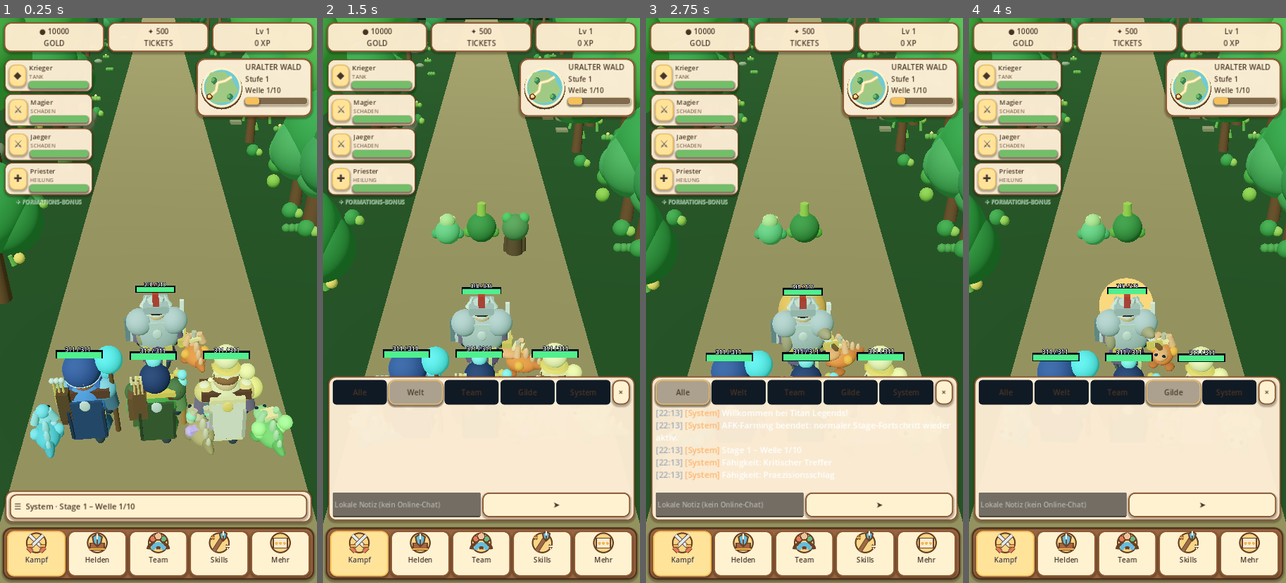
Above: before the commit, frames 1-4 (left to right).
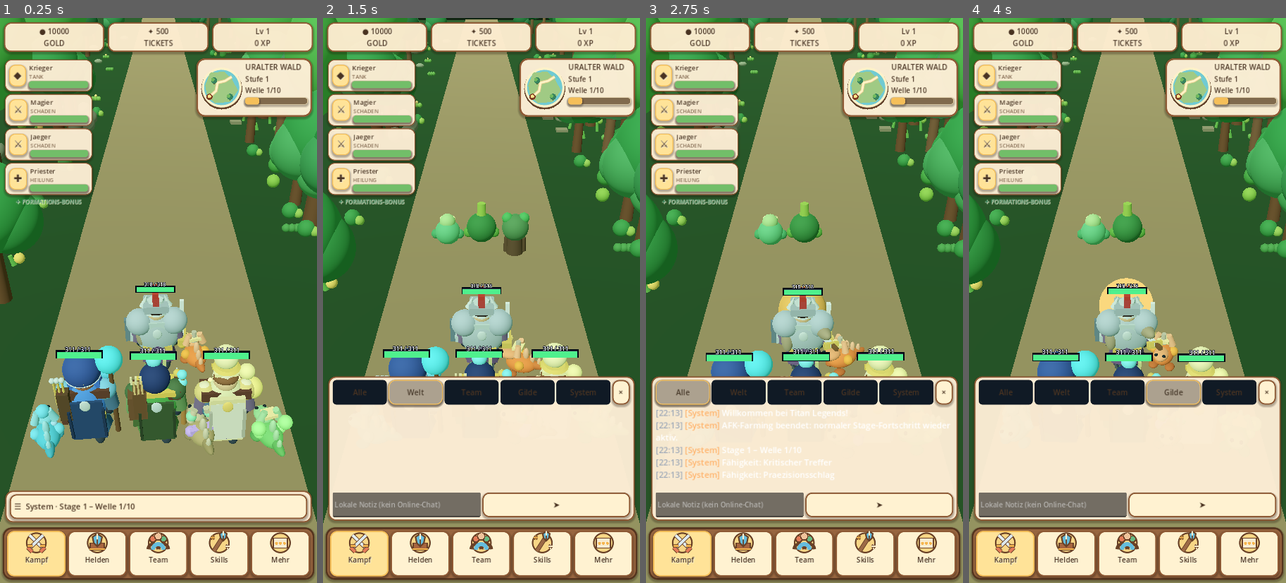
Above: after the commit, the same moments.

Repository: xynewageyx/TitanLegend
Game: Godot game, scene res://scenes/main.tscn
The game is run twice, just before and just after one commit, with the same random seed, the same clock (stepped at 60 frames per second) and the same inputs.
Inputs:
- Up to frame 1 (0.25 s): no input
- Up to frame 2 (1.5 s): click "☰ System · Stage 1 – Welle 1/…" at 0.5 s; click "Welt" at 1.25 s
- Up to frame 3 (2.75 s): click "Alle" at 2 s
- Up to frame 4 (4 s): click "Team" at 2.75 s; click "Gilde" at 3.5 s

The runs differ from the first frame. In frame 1, less than 0.1% of the frame differs, in the area x 86-91%, y 6-21%; in frame 2, 0.2%, in the area x 29-96%, y 0-24%; in frame 3, 0.2%; in frame 4, 0.2%.

Commit message:
Add layered conifer silhouettes to forest scenery

Diff:
--- a/scripts/biome_manager.gd
+++ b/scripts/biome_manager.gd
@@ -78,6 +78,7 @@
   NatureArt.forest(terrain)
   _add_forest_depth()
   _add_forest_variation()
+  _add_forest_pines()
 
 func _add_forest_depth() -> void:
  # Fill distant forest edges without extra physics bodies or textures.
@@ -189,3 +190,25 @@
     VisualFactory.sphere(terrain, 0.19, Vector3(x + float(leaf - 1) * 0.25, 0.19, z), foliage)
    if i % 3 == 1:
     VisualFactory.sphere(terrain, 0.11, Vector3(x, 0.42, z), Color("#f0d37e"))
+
+func _add_forest_pines() -> void:
+ # Low-poly conifers add distinct tall silhouettes in the background.
+ var rng := RandomNumberGenerator.new()
+ rng.seed = 20261027
+ for i in range(12):
+  var side: float = -1.0 if i % 2 == 0 else 1.0
+  var x: float = side * rng.randf_range(8.0, 20.0)
+  var z: float = rng.randf_range(-100.0, 8.0)
+  var size: float = rng.randf_range(0.85, 1.35)
+  VisualFactory.cylinder(terrain, 2.8 * size, 0.25 * size, Vector3(x, 1.4 * size, z), Color("#725039"))
+  for tier in range(3):
+   var crown := CylinderMesh.new()
+   crown.height = (1.5 - float(tier) * 0.15) * size
+   crown.bottom_radius = (1.1 - float(tier) * 0.23) * size
+   crown.top_radius = 0.04 * size
+   crown.radial_segments = 7
+   var canopy := MeshInstance3D.new()
+   canopy.mesh = crown
+   canopy.material_override = VisualFactory.material(Color("#306d44").lightened(float(tier) * 0.06))
+   canopy.position = Vector3(x, (2.55 + float(tier) * 0.70) * size, z)
+   terrain.add_child(canopy)
